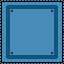
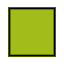
Before/after of a 64×64 layered artwork. What changed in the layer stack:
painted on "Paint Layer 1" over bbox(0, 0, 64, 64)
